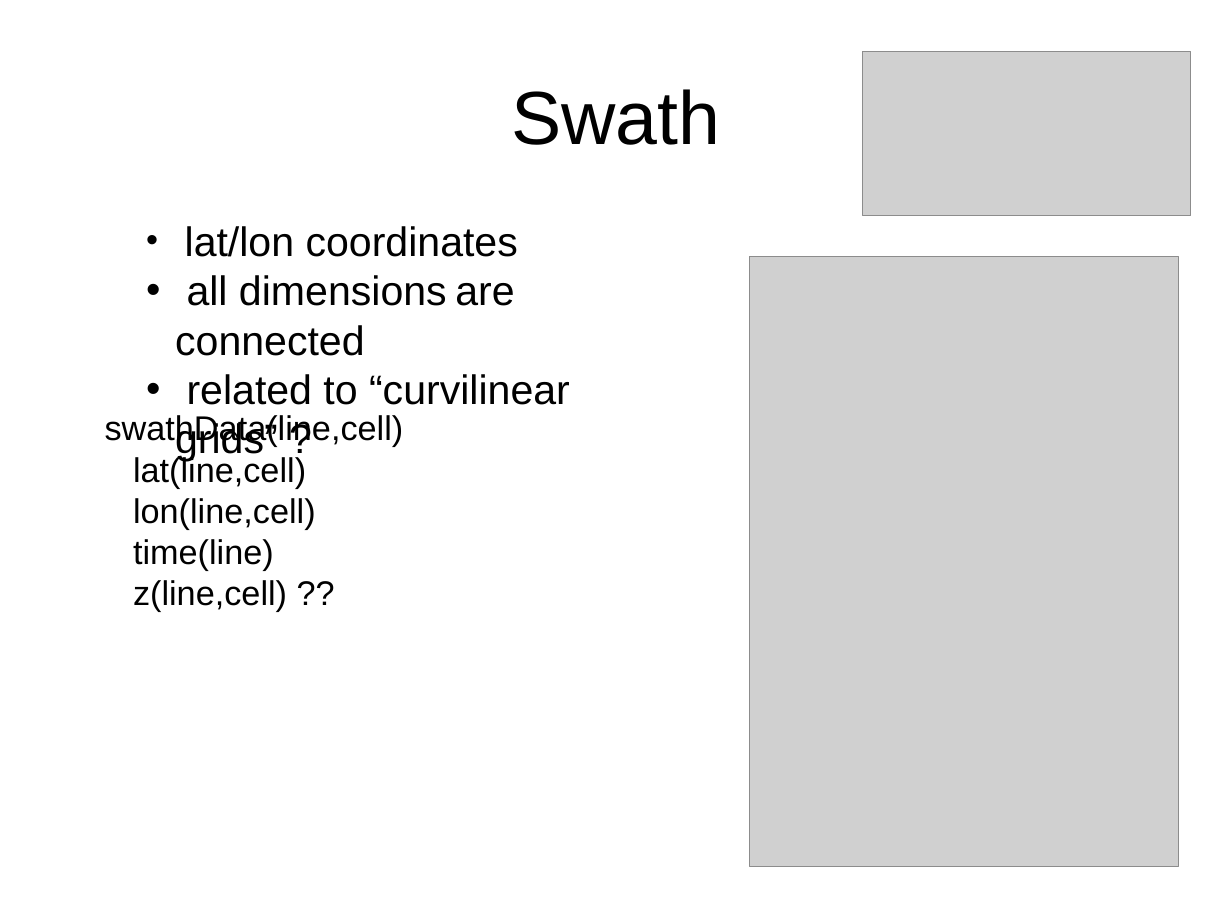
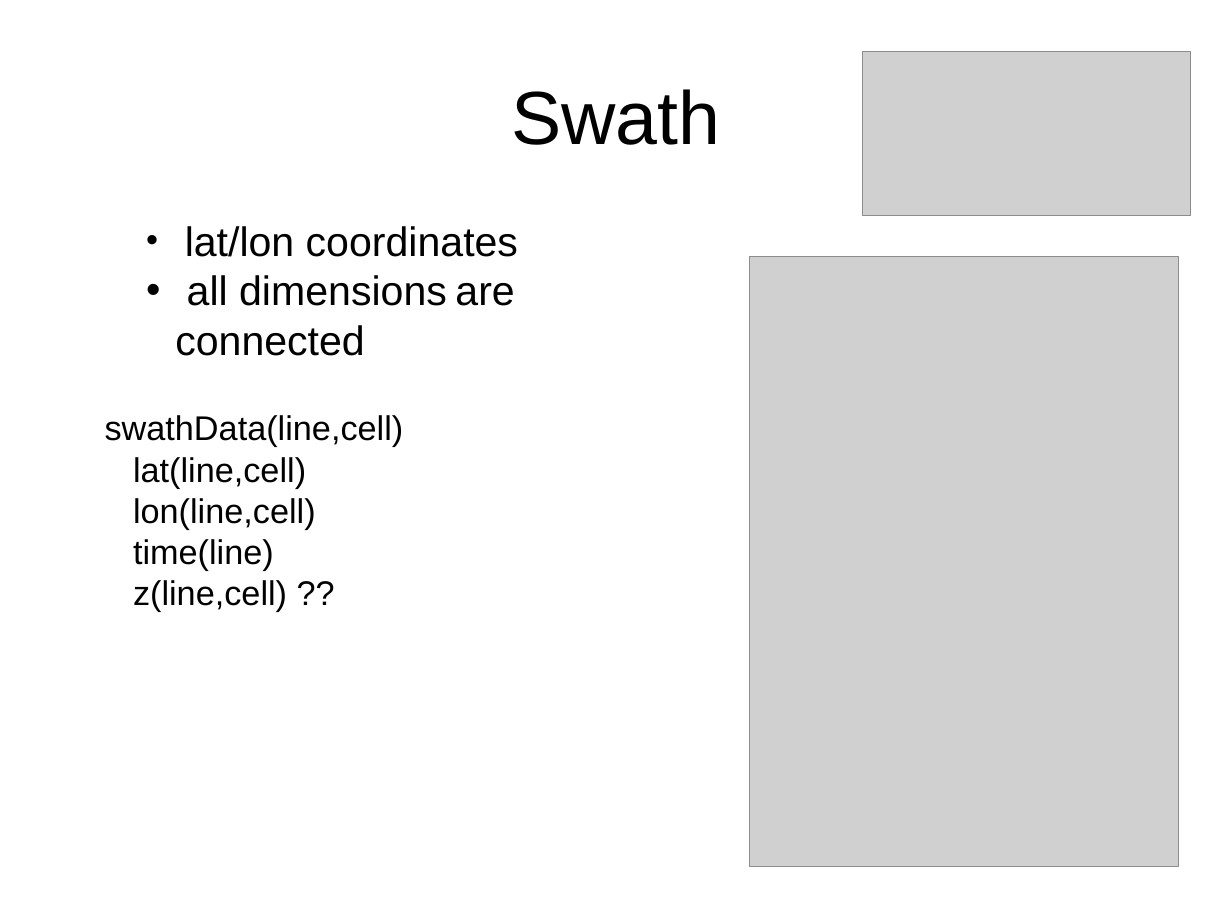
Before and after one commit to ooici-eoi/THREDDS, a slide deck: slide 32 of docs/web/netcdf-java/site/tutorial/CDMoverview.ppt. Drawn at 1232x924 pixels with LibreOffice and Linux fonts; fonts in the diff are those of the drawing; grey boxes stand for pictures; background and template pictures are left out. Boxes give left, top, right and bottom in pixels: in the first picture for what was removed or moved away, otherwise in the second. Text is boxed around its words. In the diff, an @@ line names an element or a change of style, - is before the commit and + after.

```diff
--- a/docs/web/netcdf-java/site/tutorial/CDMoverview.ppt
+++ b/docs/web/netcdf-java/site/tutorial/CDMoverview.ppt
@@ text at [175, 374, 570, 462]: paragraph removed @@
-• related to “curvilinear grids” ?
```
Also in this commit, not shown: 4 other slides changed, 55 other files.
